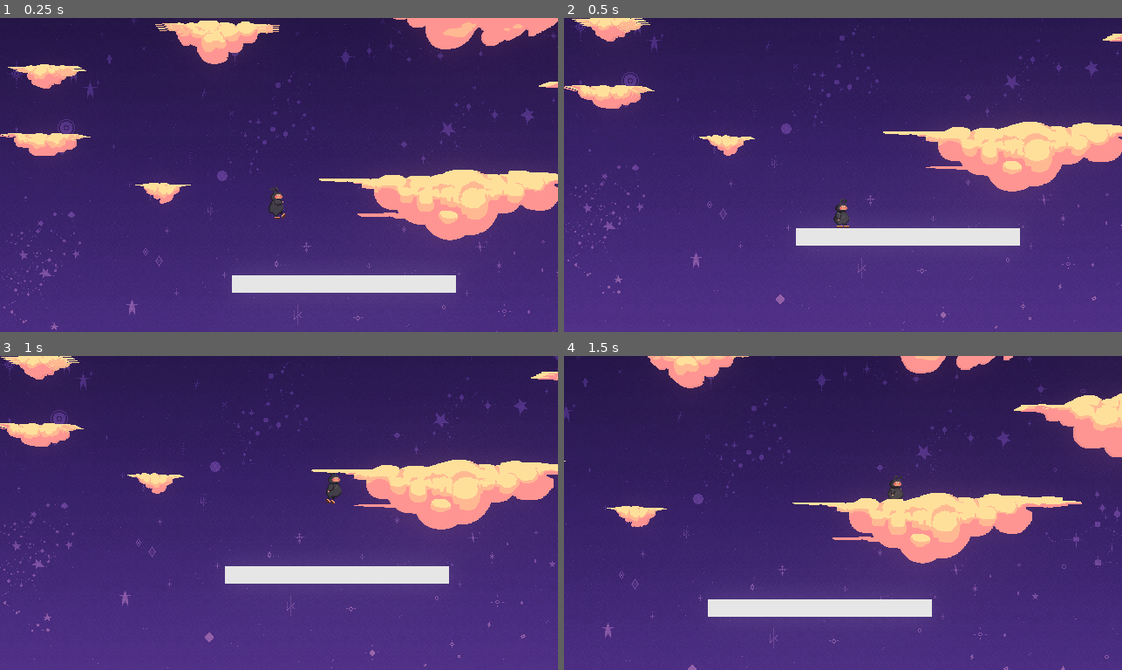
Above: before the commit, frames 1-4 (two rows, left to right).
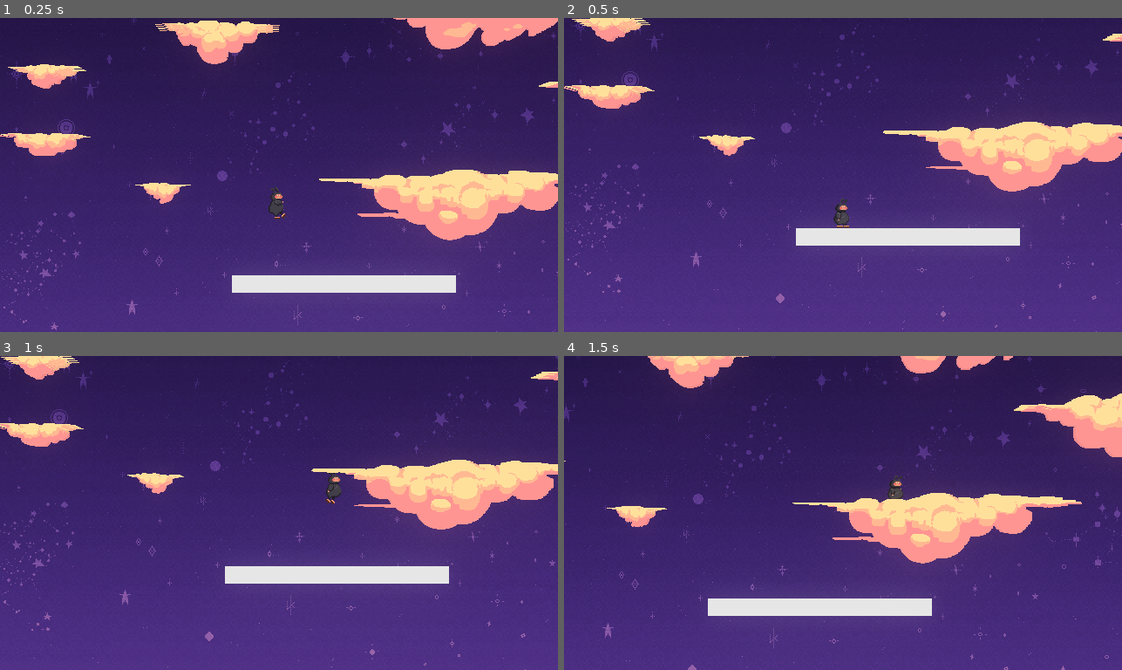
Above: after the commit, the same moments.

Repository: gmeisinger/GGJ-2020
Game: Godot game, scene res://Scenes/Levels/LevelPseudo3D.tscn
The game is run twice, just before and just after one commit, with the same random seed, the same clock (stepped at 60 frames per second) and the same inputs. The project has no main scene, so this scene is started directly.
Inputs:
- Up to frame 1 (0.25 s): no input
- Up to frame 2 (0.5 s): no input
- Up to frame 3 (1 s): hold D (move_right) from 0.53 s (still down); tap Space (jump) at 0.77 s
- Up to frame 4 (1.5 s): keep holding D (move_right)

Frame 1 is identical in both runs. In frame 2, 1.0% of the frame differs, in the area x 0-100%, y 0-100%; in frame 3, 1.0%; in frame 4, 0.3%.

Commit message:
slight change to player collider

Diff:
--- a/Scenes/Player/Player.tscn
+++ b/Scenes/Player/Player.tscn
@@ -9,7 +9,7 @@
 [ext_resource path="res://Assets/Sounds/jump2.ogg" type="AudioStream" id=7]
 
 [sub_resource type="RectangleShape2D" id=1]
-extents = Vector2( 10, 13.9225 )
+extents = Vector2( 7.03378, 14.5473 )
 
 [sub_resource type="Animation" id=2]
 resource_name = "fall"
@@ -89,7 +89,7 @@
 frame = 15
 
 [node name="CollisionShape2D" type="CollisionShape2D" parent="."]
-position = Vector2( -2.50275, 10.9915 )
+position = Vector2( 0, 10.3092 )
 shape = SubResource( 1 )
 
 [node name="stateMachine" parent="." instance=ExtResource( 2 )]
